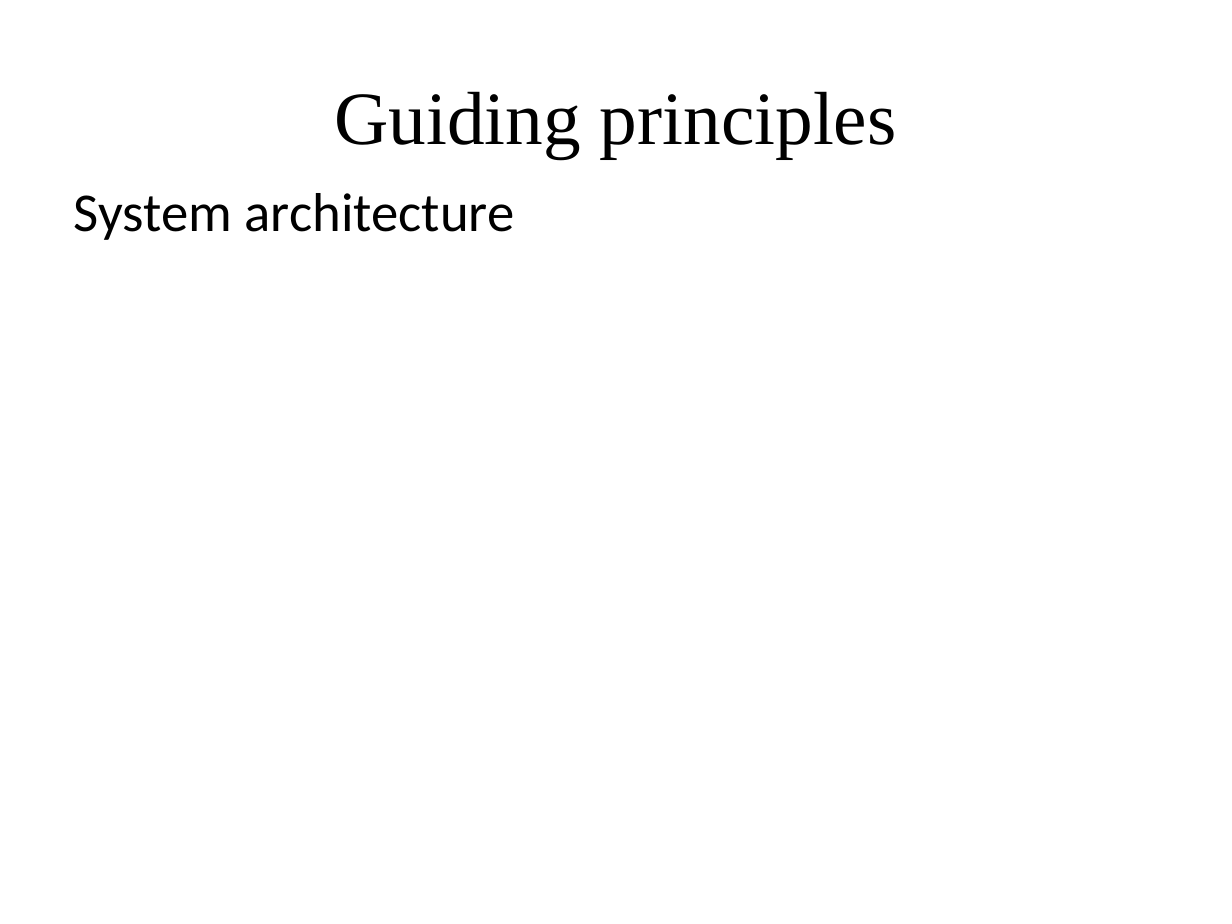
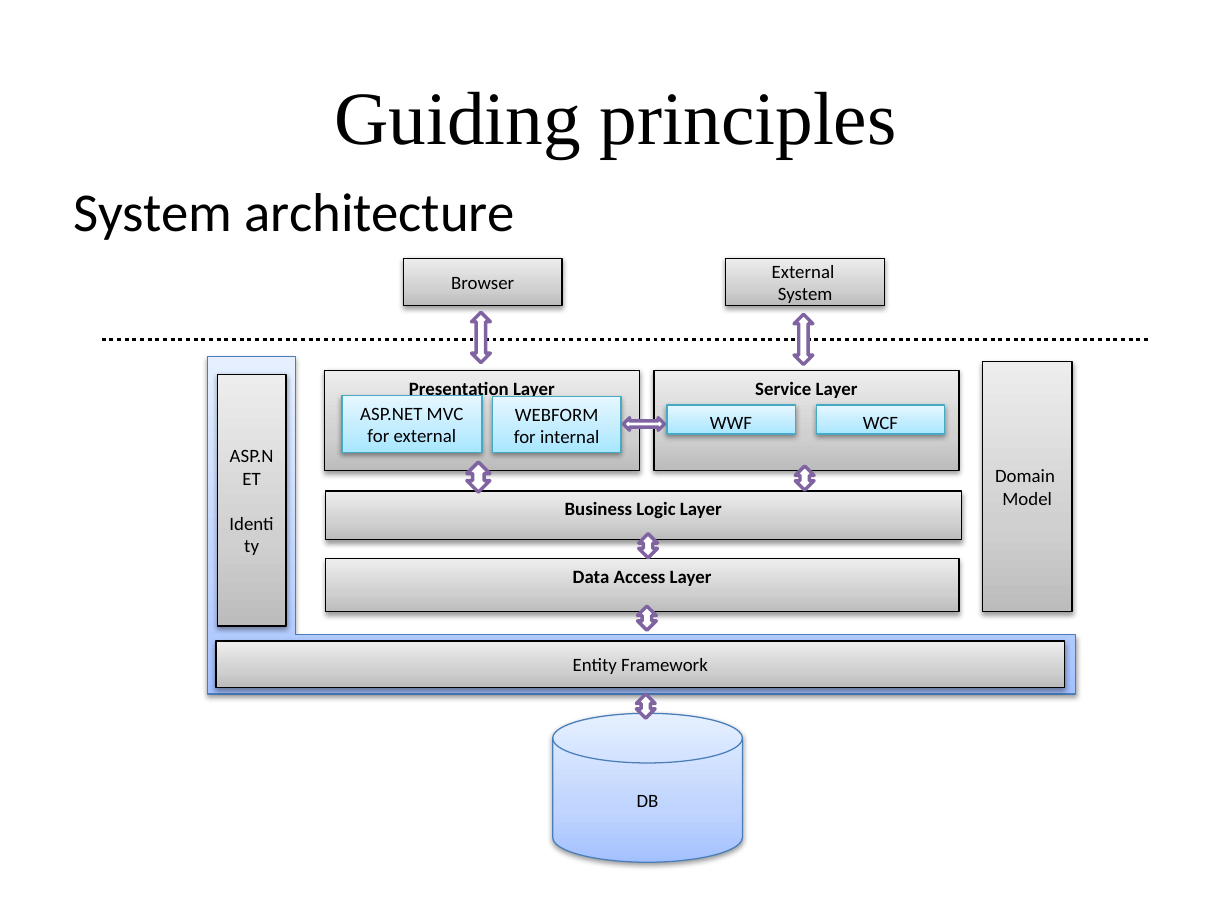
Before and after one commit to XUMINSHENG/dotNET_CA, a slide deck: slide 3 of Docs/presentation/ENET_FT1_presentation_sketch.pptx. Drawn at 1232x924 pixels with LibreOffice and Linux fonts; fonts in the diff are those of the drawing. Boxes give left, top, right and bottom in pixels: in the first picture for what was removed or moved away, otherwise in the second. Text is boxed around its words. In the diff, an @@ line names an element or a change of style, - is before the commit and + after.

```diff
--- a/Docs/presentation/ENET_FT1_presentation_sketch.pptx
+++ b/Docs/presentation/ENET_FT1_presentation_sketch.pptx
@@ group added at <box>102,259,1149,862</box>: 13 rectangles, 8 left right arrows, 1 cylinder, 1 corner, 1 line @@
+Service Layer
+DB
+Entity Framework
+ASP.NET
+Identity
+Data Access Layer
+Business Logic Layer
+Presentation Layer
+ASP.NET MVC
+for external
+WEBFORM
+for internal
+Domain
+Model
+Browser
+External
+System
+WWF
+WCF
```
Also in this commit, not shown: 4 other slides changed, 1 slide removed, 2 other files.
